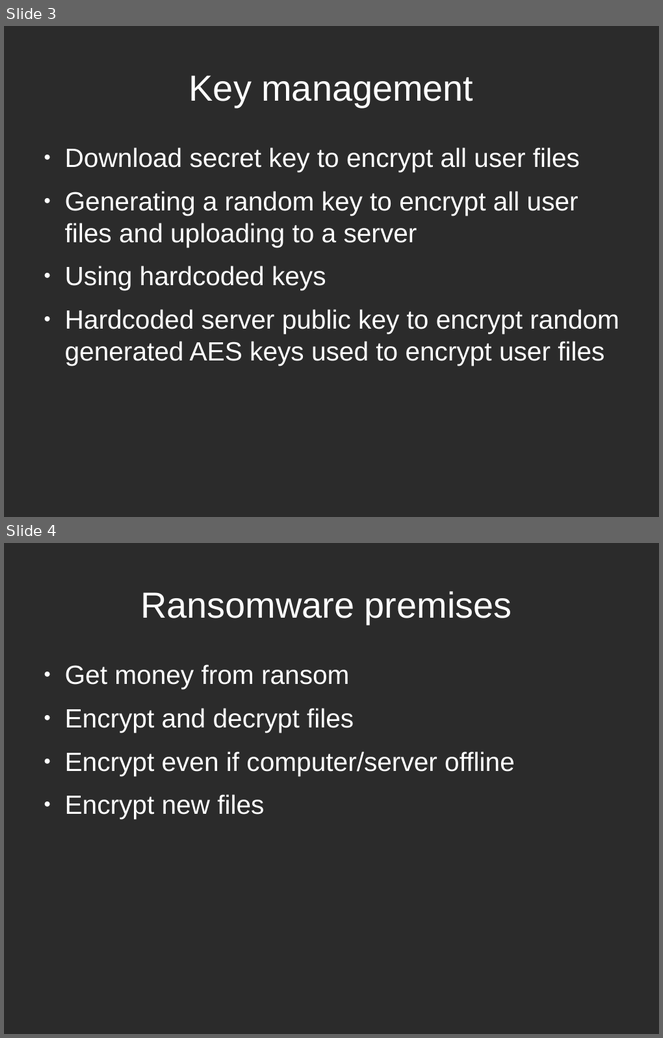
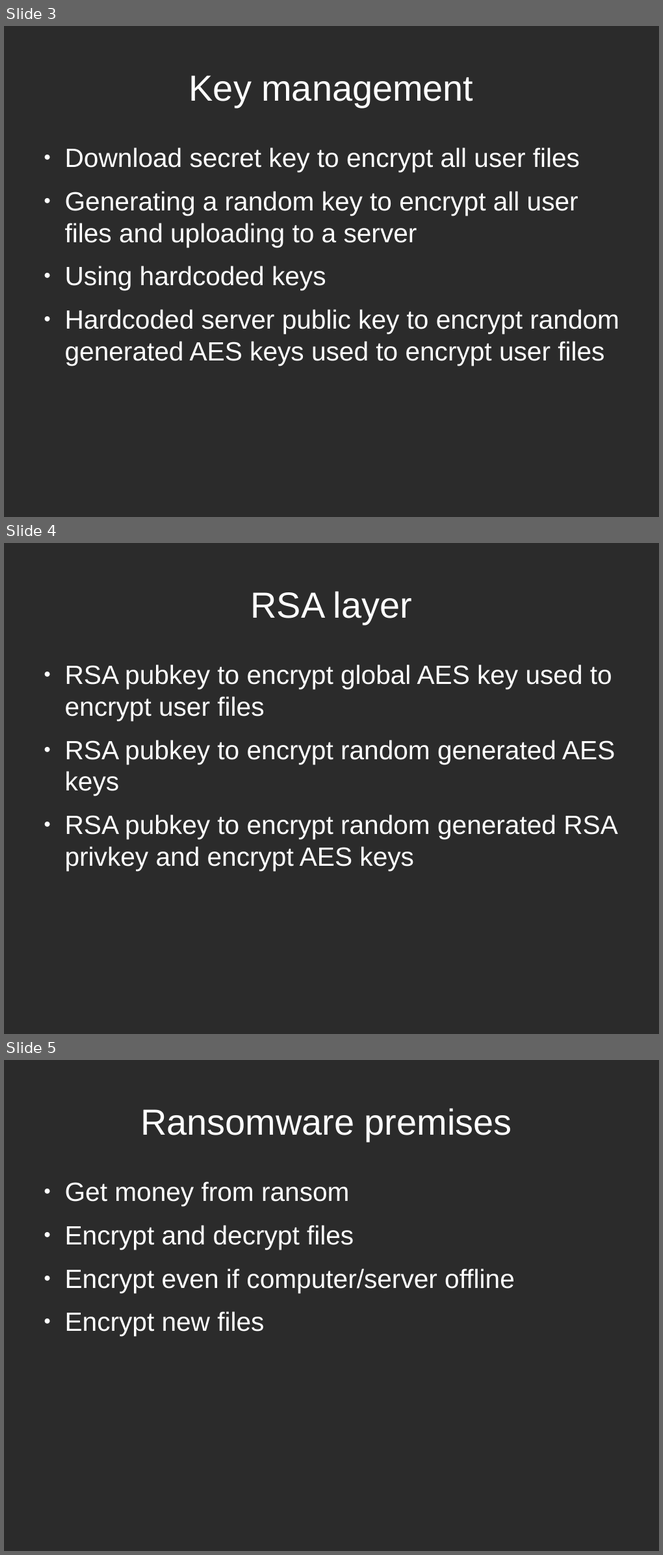
Before and after one commit to tarcisio-marinho/GonnaCry, a slide deck: Python/talk/na_beira_do_rio.odp. Shown one above the other, each under a label of ours: slides 3 and 4 before the commit, slides 3, 4 and 5 after it. The pictures are 663x1038 and 663x1555 pixels, drawn with LibreOffice and Linux fonts; fonts in the diff are those of the drawing; background and template pictures are left out; a plain dark background stands for a picture behind light text. Boxes give left, top, right and bottom in pixels: in the first picture for what was removed or moved away, otherwise in the second. Text is boxed around its words. In the diff, an @@ line names an element or a change of style, - is before the commit and + after.

```diff
--- a/Python/talk/na_beira_do_rio.odp
+++ b/Python/talk/na_beira_do_rio.odp
@@ slide 4 added at (x1=4, y1=543, x2=659, y2=1034), background picture (left out) @@
@@ title added at (x1=251, y1=591, x2=412, y2=624), 44 pt, text #FFFFFF @@
+RSA layer
@@ text added at (x1=65, y1=665, x2=618, y2=871), 32 pt, text #FFFFFF @@
+● RSA pubkey to encrypt global AES key used to encrypt user files
+● RSA pubkey to encrypt random generated AES keys
+● RSA pubkey to encrypt random generated RSA privkey and encrypt AES keys
@@ what was slide 4 is now slide 5 @@
```
Also in this commit, not shown: 1 slide changed, 1 slide removed.
